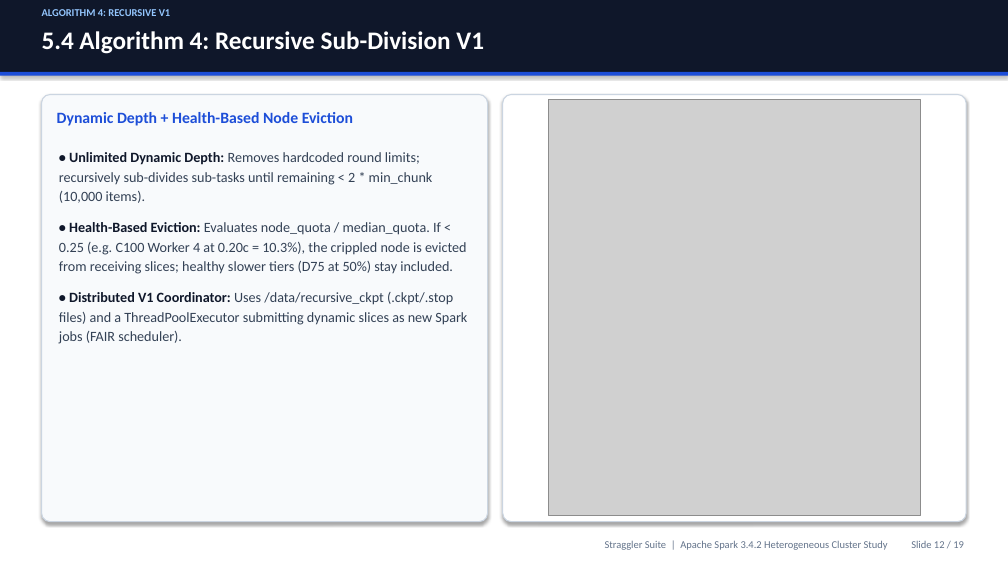
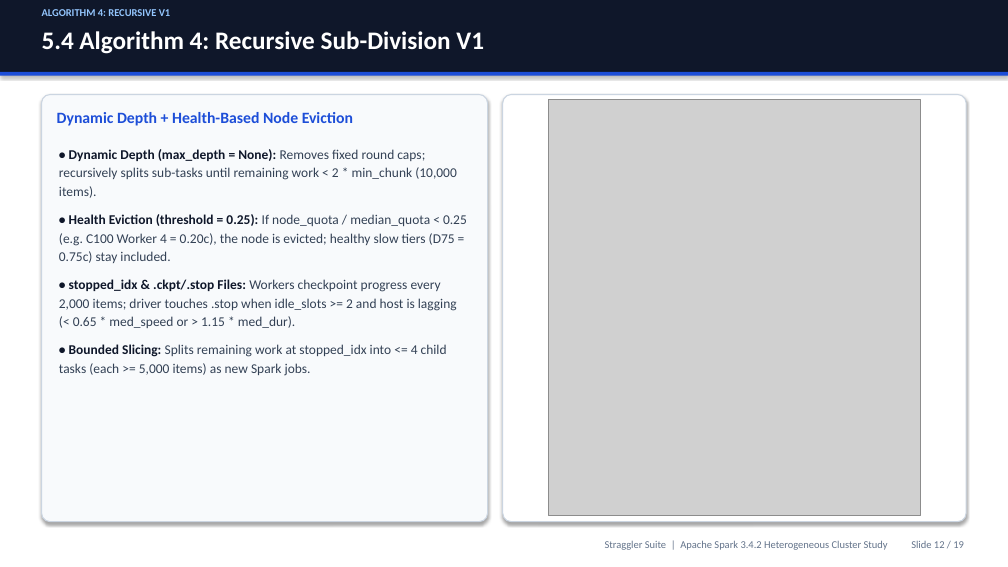
Before and after one commit to Gokulchinna/straggler-suite, a slide deck: slide 12 of Straggler_Suite_Presentation.pptx. Drawn at 1008x567 pixels with LibreOffice and Linux fonts; fonts in the diff are those of the drawing; grey boxes stand for pictures. Boxes give left, top, right and bottom in pixels: in the first picture for what was removed or moved away, otherwise in the second. Text is boxed around its words. In the diff, an @@ line names an element or a change of style, - is before the commit and + after.

```diff
--- a/Straggler_Suite_Presentation.pptx
+++ b/Straggler_Suite_Presentation.pptx
@@ text at bbox=[59, 149, 467, 375]: text changed; size 13.5 to 12.8 pt @@
-• Unlimited Dynamic Depth: Removes hardcoded round limits; recursively sub-divides sub-tasks until remaining < 2 * min_chunk (10,000 items).
-• Health-Based Eviction: Evaluates node_quota / median_quota. If < 0.25 (e.g. C100 Worker 4 at 0.20c = 10.3%), the crippled node is evicted from receiving slices; healthy slower tiers (D75 at 50%) stay included.
-• Distributed V1 Coordinator: Uses /data/recursive_ckpt (.ckpt/.stop files) and a ThreadPoolExecutor submitting dynamic slices as new Spark jobs (FAIR scheduler).
+• Dynamic Depth (max_depth = None): Removes fixed round caps; recursively splits sub-tasks until remaining work < 2 * min_chunk (10,000 items).
+• Health Eviction (threshold = 0.25): If node_quota / median_quota < 0.25 (e.g. C100 Worker 4 = 0.20c), the node is evicted; healthy slow tiers (D75 = 0.75c) stay included.
+• stopped_idx & .ckpt/.stop Files: Workers checkpoint progress every 2,000 items; driver touches .stop when idle_slots >= 2 and host is lagging (< 0.65 * med_speed or > 1.15 * med_dur).
+• Bounded Slicing: Splits remaining work at stopped_idx into <= 4 child tasks (each >= 5,000 items) as new Spark jobs.
```
Also in this commit, not shown: 4 other slides changed.
